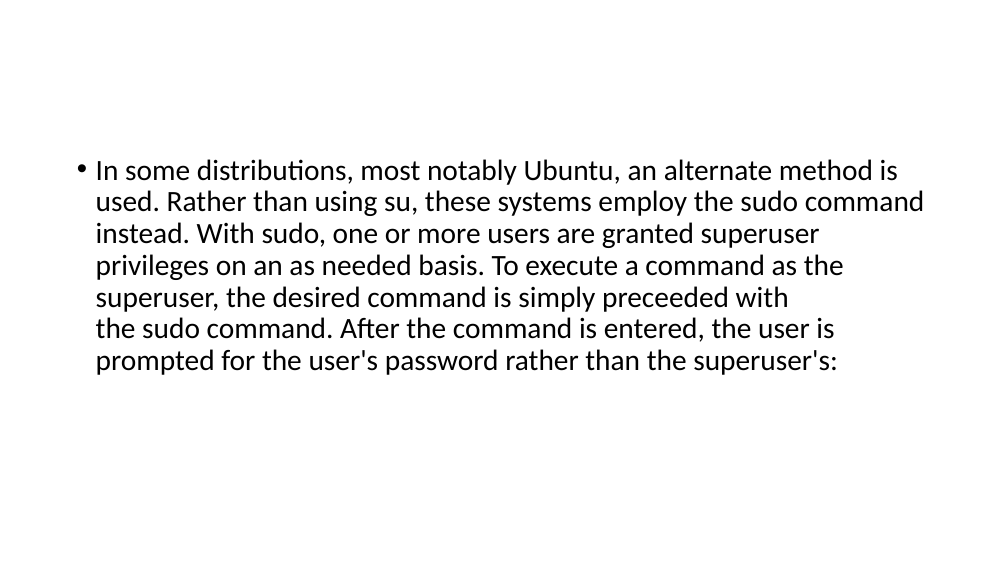
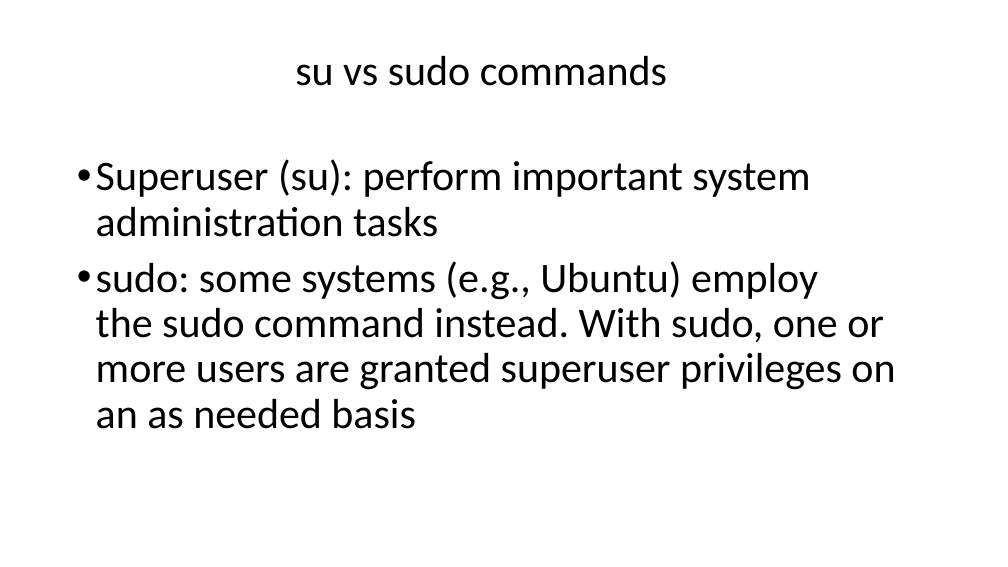
Before and after one commit to Rashedul/Linux-for-Genomics-Bangla-Tutorial, a slide deck: slide 8 of files/slides.pptx (slide 9 before the commit). Drawn at 1008x567 pixels with LibreOffice and Linux fonts; fonts in the diff are those of the drawing. Boxes give left, top, right and bottom in pixels: in the first picture for what was removed or moved away, otherwise in the second. Text is boxed around its words. In the diff, an @@ line names an element or a change of style, - is before the commit and + after.

```diff
--- a/files/slides.pptx
+++ b/files/slides.pptx
@@ text added at (295,56,667,86), 40 pt, text #000000 @@
+su vs sudo commands
@@ text at (96,159,895,429): text changed; size 28 to 40 pt @@
-• In some distributions, most notably Ubuntu, an alternate method is used. Rather than using su, these systems employ the sudo command instead. With sudo, one or more users are granted superuser privileges on an as needed basis. To execute a command as the superuser, the desired command is simply preceeded with the sudo command. After the command is entered, the user is prompted for the user's password rather than the superuser's:
+• Superuser (su): perform important system administration tasks
+• sudo: some systems (e.g., Ubuntu) employ the sudo command instead. With sudo, one or more users are granted superuser privileges on an as needed basis
```
Also in this commit, not shown: 1 other slide changed, 2 other files.
